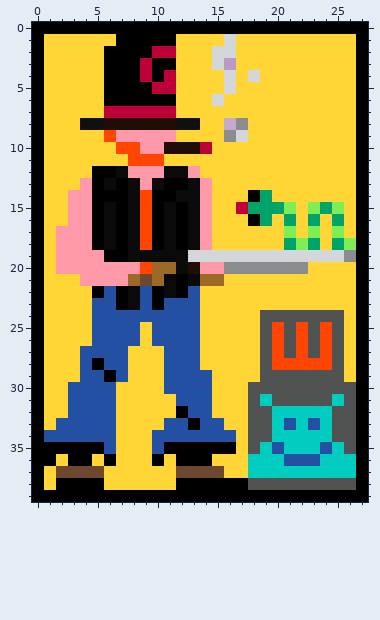
File history of a pixel-art sprite, images/v1.png. Above, as it was before the edit.
The file is 28x40 pixels. Colours within 5 levels of each other are drawn and written as one.
After:
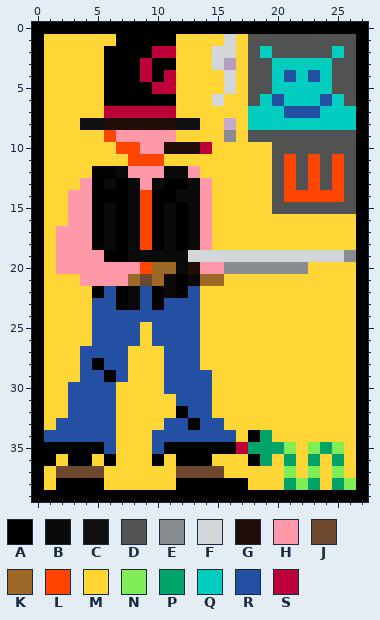
Palette (. is transparent): A #000000  B #0b0a0a  C #101011  D #515252  E #898d90  F #d4d7d9  G #200d08  H #ff99aa  J #6d482f  K #9c6926  L #ff4500  M #ffd635  N #7eed56  P #00a368  Q #00ccc0  R #2450a4  S #be0039
Change:
@@ x 15..27 @@
  0 AAAAAAAAAAAAA
- 1 MFMMMMMMMMMMA
- 2 FFMMMMMMMMMMA
- 3 F.MMMMMMMMMMA
- 4 MFMFMMMMMMMMA
- 5 MFMMMMMMMMMMA
- 6 FMMMMMMMMMMMA
- 7 MMMMMMMMMMMMA
- 8 M.EMMMMMMMMMA
- 9 MEFMMMMMMMMMA
-10 MMMMMMMMMMMMA
-11 MMMMMMMMMMMMA
-12 MMMMMMMMMMMMA
-13 MMMMMMMMMMMMA
-14 MMMAPMMMMMMMA
-15 MMSPPPNMNPNMA
-16 MMMAPMPMPMPMA
-17 MMMMMMNMNMNMA
-18 MMMMMMPNPMPNA
+ 1 MFMDDDDDDDDDA
+ 2 FFMDQDDDDDQDA
+ 3 F.MDDQQQQQDDA
+ 4 MFMDDQRQRQDDA
+ 5 MFMDDQQQQQDDA
+ 6 FMMDQRQQQRQDA
+ 7 MMMQQQRRRQQQA
+ 8 M.MQQQQQQQQQA
+ 9 MEMDDDDDDDDDA
+10 MMMMMDDDDDDDA
+11 MMMMMDLDLDLDA
+12 MMMMMDLDLDLDA
+13 MMMMMDLDLDLDA
+14 MMMMMDLLLLLDA
+15 MMMMMDDDDDDDA
+16 MMMMMMMMMMMMA
+17 MMMMMMMMMMMMA
+18 MMMMMMMMMMMMA
 19 FFFFFFFFFFFEA
@@ x 15..27 @@
 23 MMMMMMMMMMMMA
-24 MMMMDDDDDDDMA
-25 MMMMDLDLDLDMA
-26 MMMMDLDLDLDMA
-27 MMMMDLDLDLDMA
-28 MMMMDLLLLLDMA
-29 MMMMDDDDDDDMA
-30 MMMDDDDDDDDDA
-31 MMMDQDDDDDQDA
-32 MMMDDQQQQQDDA
-33 RMMDDQRQRQDDA
-34 RRMDDQQQQQDDA
-35 AAMDQRQQQRQDA
-36 MMMQQQRRRQQQA
-37 JMMQQQQQQQQQA
-38 AAADDDDDDDDDA
+24 MMMMMMMMMMMMA
+25 MMMMMMMMMMMMA
+26 MMMMMMMMMMMMA
+27 MMMMMMMMMMMMA
+28 MMMMMMMMMMMMA
+29 MMMMMMMMMMMMA
+30 MMMMMMMMMMMMA
+31 MMMMMMMMMMMMA
+32 MMMMMMMMMMMMA
+33 RMMMMMMMMMMMA
+34 RRMAPMMMMMMMA
+35 AASPPPNMNPNMA
+36 MMMAPMPMPMPMA
+37 JMMMMMNMNMNMA
+38 AAAMMMPNPMPNA
 39 AAAAAAAAAAAAA
